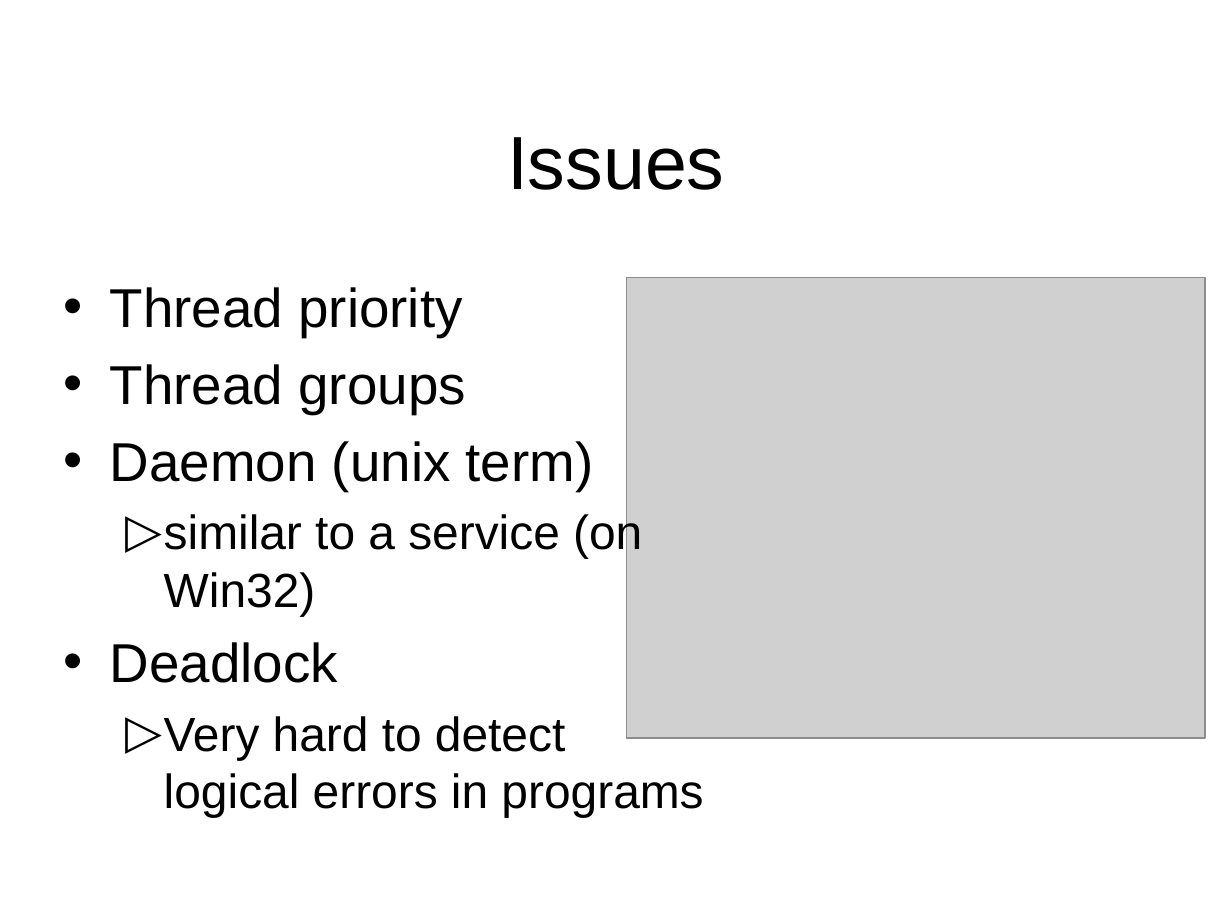
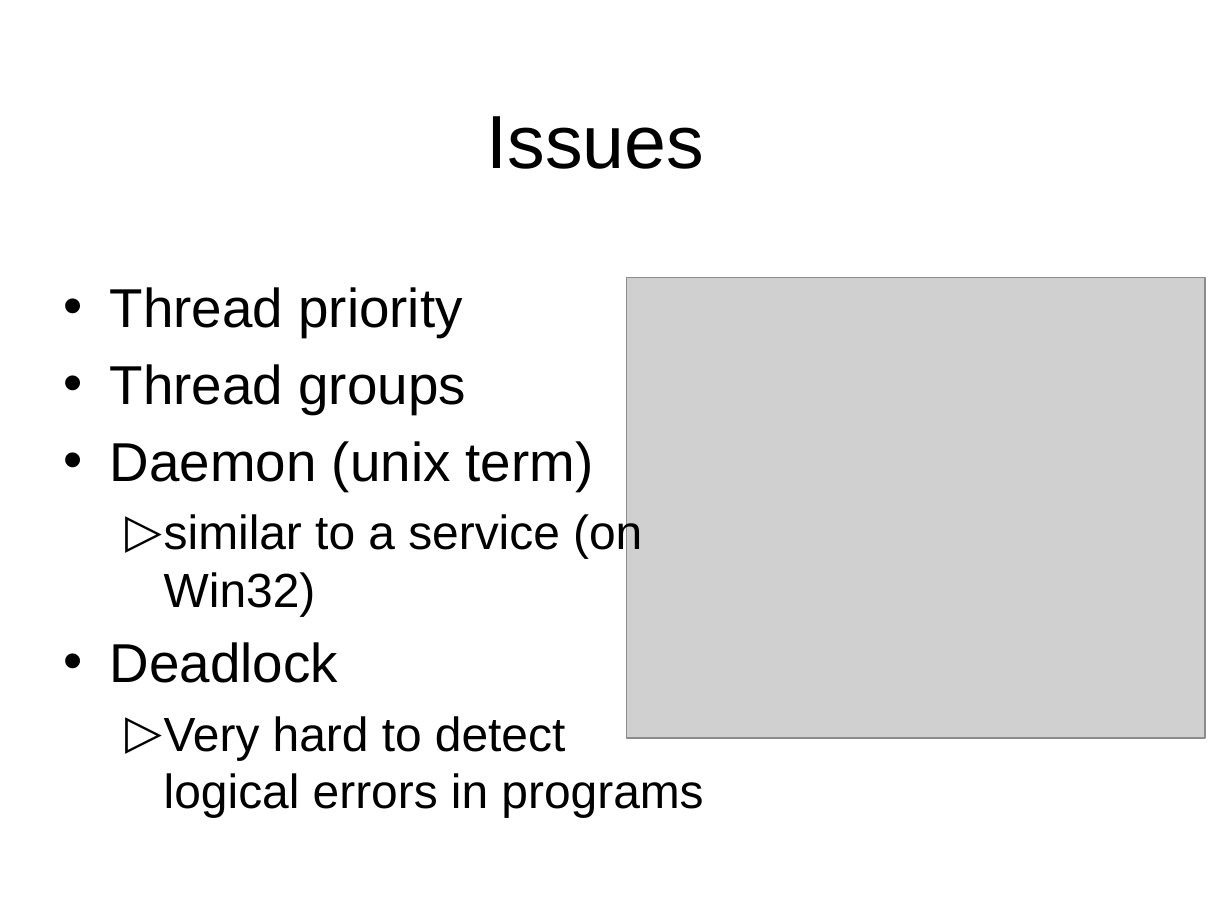
Before and after one commit to octaviordz/zjnu2017.github.io, a slide deck: slide 31 of OOP/lectures/100--Java.MultiThreading.pptx. Drawn at 1232x924 pixels with LibreOffice and Linux fonts; fonts in the diff are those of the drawing; grey boxes stand for pictures. Boxes give left, top, right and bottom in pixels: in the first picture for what was removed or moved away, otherwise in the second. Text is boxed around its words. In the diff, an @@ line names an element or a change of style, - is before the commit and + after.

```diff
--- a/OOP/lectures/100--Java.MultiThreading.pptx
+++ b/OOP/lectures/100--Java.MultiThreading.pptx
@@ title "Issues" moved from (x1=507, y1=137, x2=724, y2=190) to (x1=487, y1=116, x2=704, y2=169) @@
```
Also in this commit, not shown: 10 other slides changed, 1 slide added.
